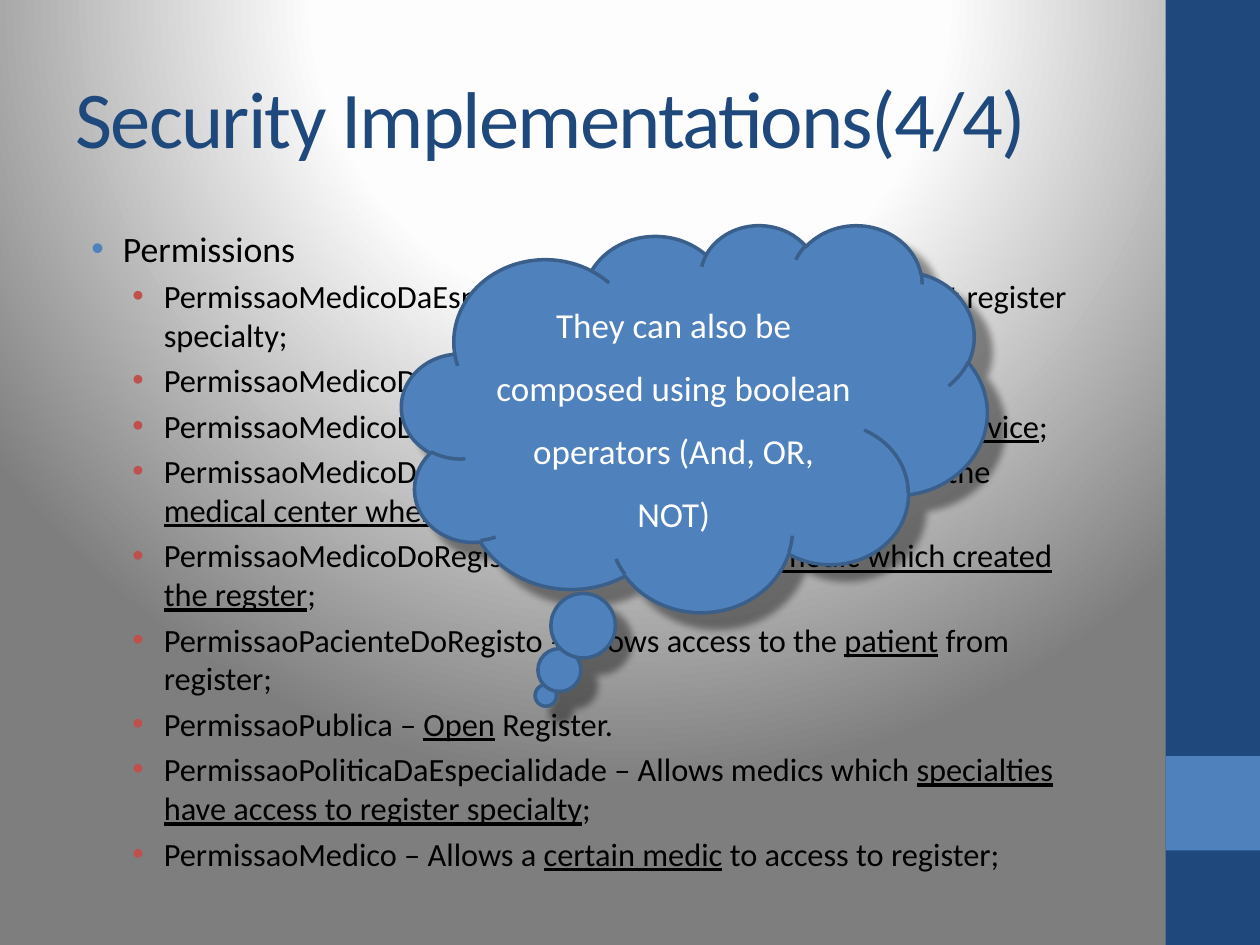
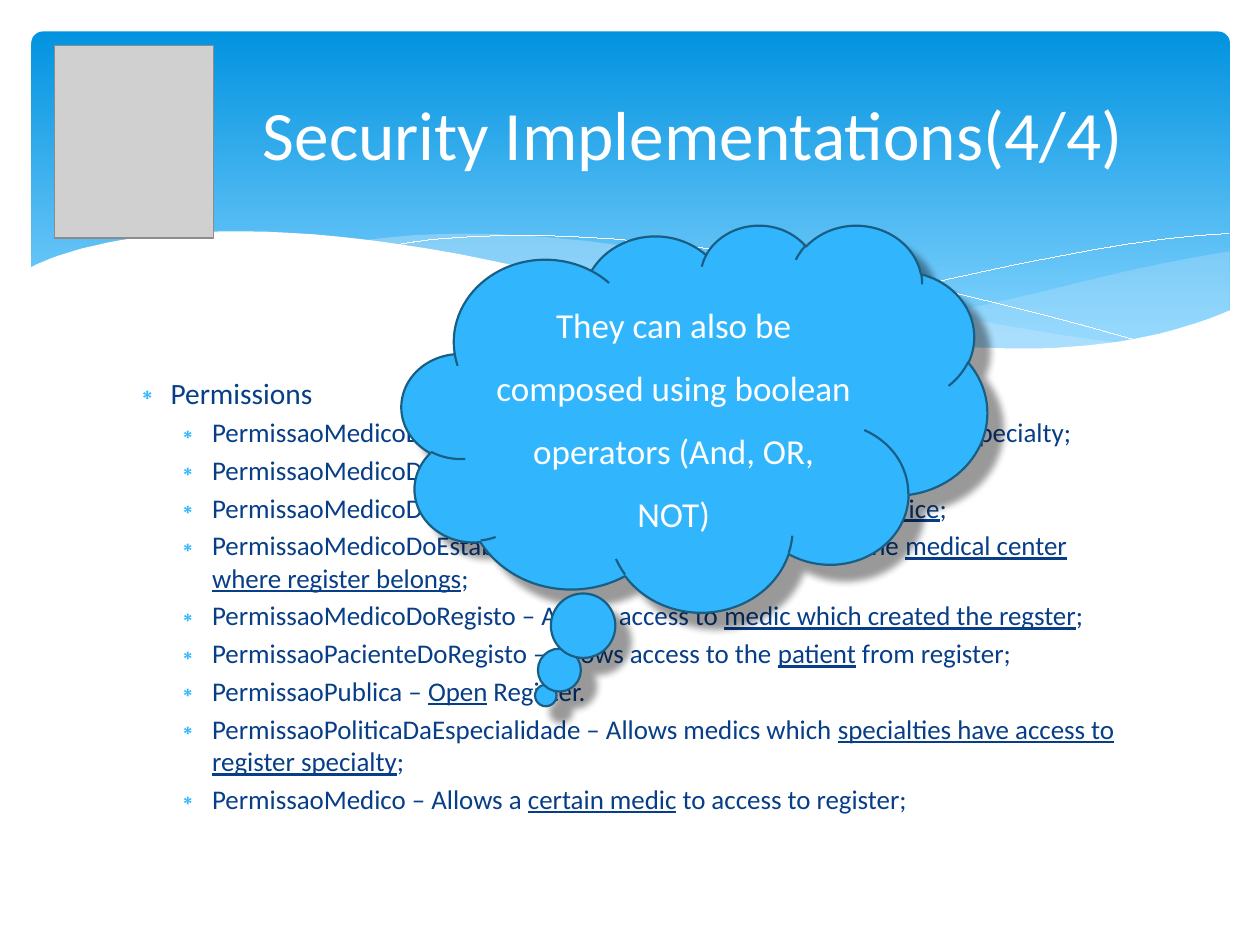
Before and after one commit to AfonsoFGarcia/med-db, a slide deck: slide 7 of Apresentacao/SIRS-A-28.pptx. Drawn at 1260x945 pixels with LibreOffice and Linux fonts; fonts in the diff are those of the drawing; grey boxes stand for pictures. Boxes give left, top, right and bottom in pixels: in the first picture for what was removed or moved away, otherwise in the second. Text is boxed around its words. In the diff, an @@ line names an element or a change of style, - is before the commit and + after.

Commit message:
"Apresentação UPDATE"

```diff
--- a/Apresentacao/SIRS-A-28.pptx
+++ b/Apresentacao/SIRS-A-28.pptx
@@ background gradient #FFFFFF to #FEFEFE to #7F7F7F to #FFFFFF @@
@@ rectangle removed at bbox=[1166, 0, 1260, 945] @@
@@ rounded rectangle added at bbox=[32, 32, 1230, 372], fill gradient #0293E0 to #83D3FE @@
@@ picture added at bbox=[54, 45, 213, 238] @@
@@ title "Security Implementations(4/4)": place and size @@
-title "Security Implementations(4/4)" at bbox=[76, 81, 1026, 161]
+title "Security Implementations(4/4)" at bbox=[263, 109, 1122, 172]
@@ title "Security Implementations(4/4)" at bbox=[263, 109, 1122, 172]: size 46 to 39.6 pt, text colour #1F497D to #FFFFFF, letter spacing -1 to 0 pt; alignment left to centre @@
@@ group added at bbox=[29, 232, 1231, 415]: 5 freeform shapes @@
@@ thought cloud "They can also be composed ..." at bbox=[402, 224, 988, 611]: fill #4F81BD to #31B6FD; outline #3A5F8C 2 pt to #195F84 1.25 pt @@
@@ text "Permissions": place and size @@
-text "Permissions" at bbox=[123, 237, 1067, 872]
+text "Permissions" at bbox=[171, 383, 1114, 814]
@@ text "Permissions" at bbox=[171, 383, 1114, 814]: size 20.4 to 16.8 pt in "Permissions"; text colour #000000 to #073E87, size 18.5 to 15.4 pt; bullet • to ∗; bullet colour #4F81BD to #31B6FD; bullet colour #C0504D to #31B6FD @@
@@ rectangle removed at bbox=[1166, 756, 1260, 850] @@
```
Also in this commit, not shown: 7 other slides changed.
